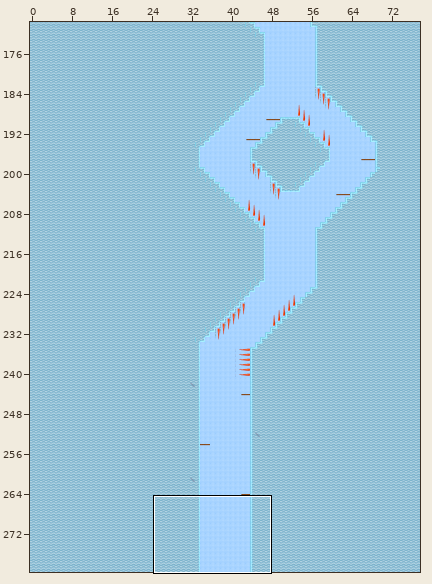
A Tiled map (JSON) gets an edit: Game/assets/Tilemaps/mapa1.json. Above: a wide view before the commit, with the close-up outlined.
Close-up. As it was:
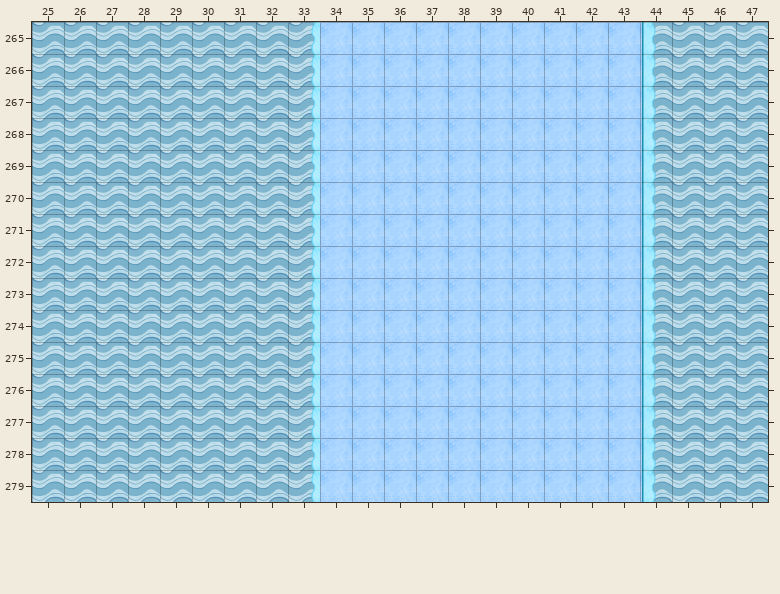
Cells are 64x64 px. Shown: x 25..47, y 265..279. The commit also changed other parts of the map, which this record leaves out.
Now the later version:
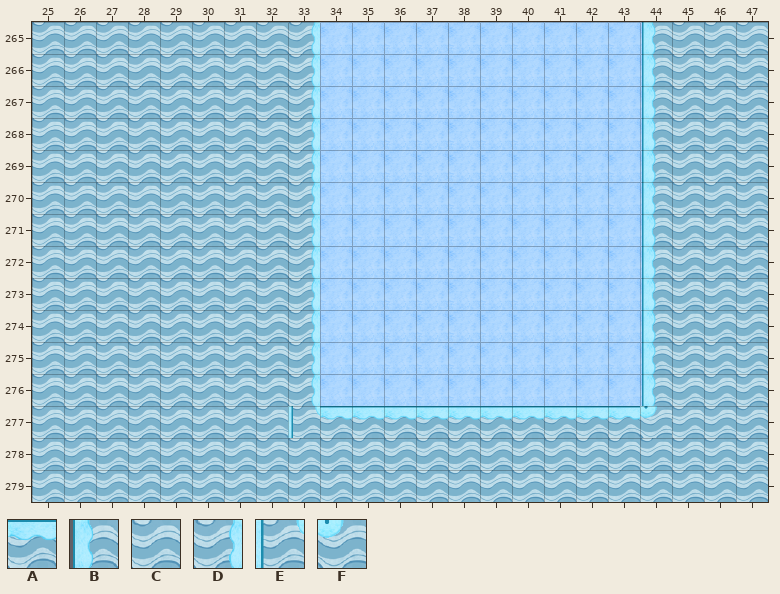
Key: from "tilesheet_Level_01": A 3, B 14, C 15, D 16, E 17, F 18.
_ is an empty cell.
Tiles replaced or removed in this view: B, D.
The exact change:
Changed rows in their new state; . is an unchanged cell.
Layer "walls":
first column x 33:
277 EAAAAAAAAAAF
278 CCCCCCCCCCCC
279 CCCCCCCCCCCC
Where, in picture pixels (left, top, right, bottom), the same in both close-ups:
changed: (288, 406, 672, 502)
